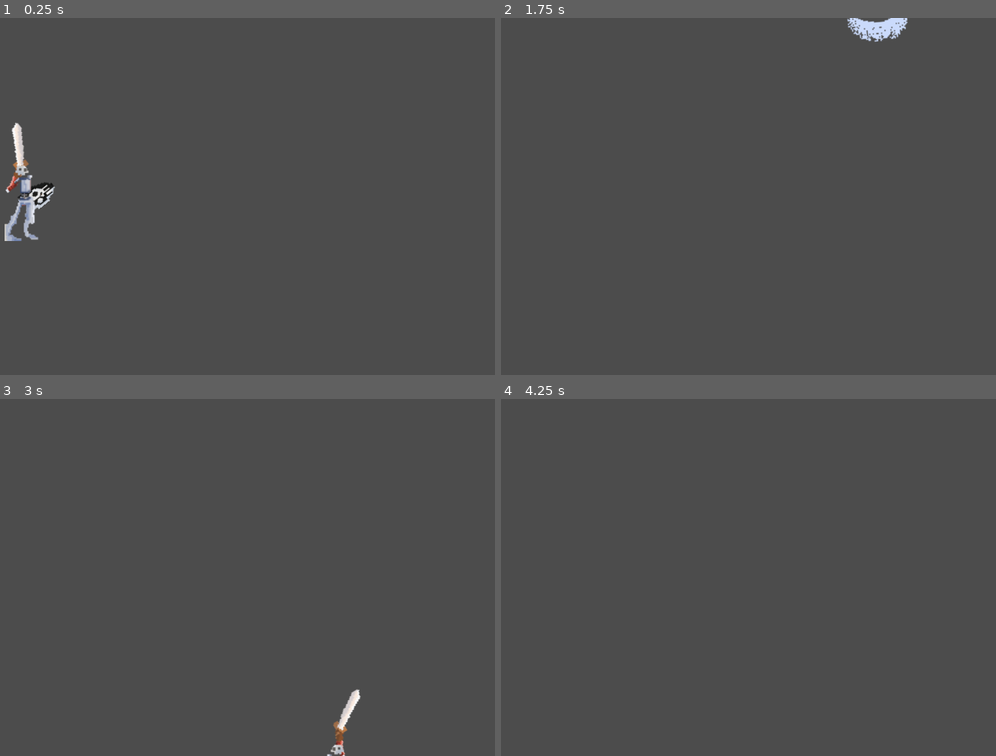
Above: before the commit, frames 1-4 (two rows, left to right).
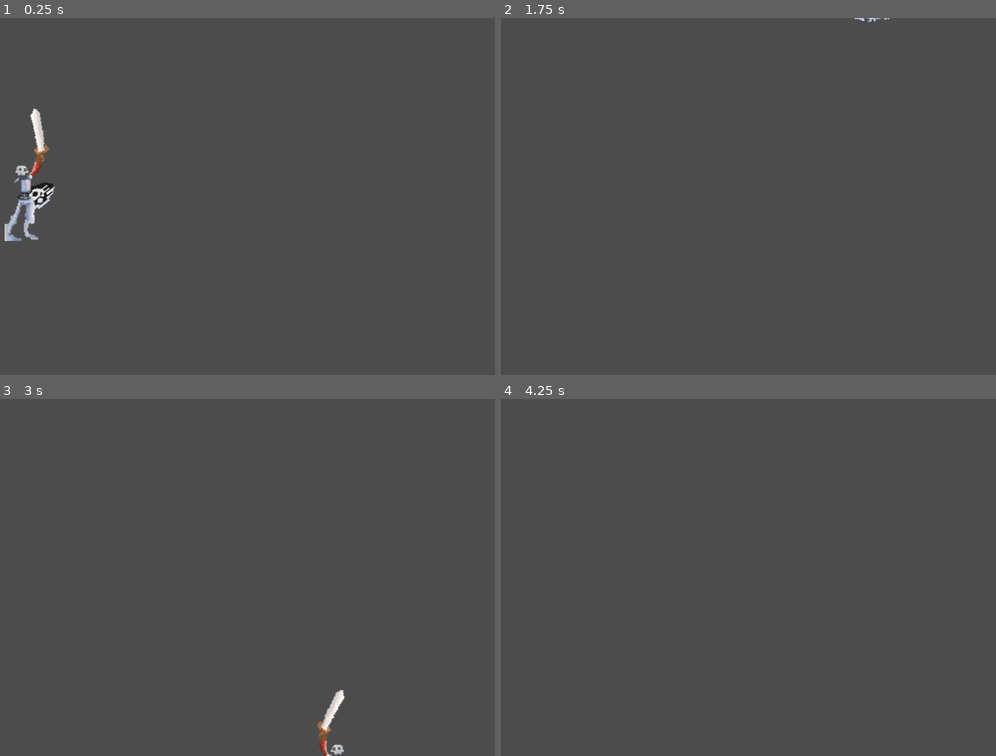
Above: after the commit, the same moments.

Repository: Sntx626/uol-gamejam-7
Game: Godot game, scene res://Game.tscn
The game is run twice, just before and just after one commit, with the same random seed, the same clock (stepped at 60 frames per second) and the same inputs. This scene is started directly instead of the project's main scene.
Inputs (mouse positions are in pixels of both pictures, inside the frame that each line leads up to):
- Up to frame 1 (0.25 s): no input
- Up to frame 2 (1.75 s): move the mouse to (659, 267) at 0.52 s; hold D (move_right) from 0.53 s (still down); click (659, 267) at 0.6 s; tap W (jump) at 0.77, 1.52 s; move the mouse to (872, 250) at 1.27 s; click (872, 250) at 1.35 s
- Up to frame 3 (3 s): move the mouse to (9, 523) at 2.02 s; release D (move_right) at 2.03 s; hold A (move_left) from 2.03 s (still down); click (9, 523) at 2.1 s; move the mouse to (222, 577) at 2.77 s; click (222, 577) at 2.85 s
- Up to frame 4 (4.25 s): keep holding A (move_left); tap W (jump) at 3.02, 3.77 s; tap Enter at 3.5 s; move the mouse to (600, 488) at 3.52 s; click (600, 488) at 3.6 s

The runs differ from the first frame. In frame 1, 0.7% of the frame differs, in the area x 1-10%, y 25-50%; in frame 2, 0.6%; in frame 3, 0.7%, in the area x 64-73%, y 81-100%; in frame 4, nothing differs.

Commit message:
Fixed broken arm

Diff:
--- a/src/Player.tscn
+++ b/src/Player.tscn
@@ -102,22 +102,26 @@
 [node name="KinematicBody2D" type="KinematicBody2D"]
 script = ExtResource( 1 )
 
-[node name="Arm1" type="AnimatedSprite" parent="."]
-position = Vector2( 2, -19 )
+[node name="Position2D" type="Position2D" parent="."]
+
+[node name="Arm1" type="AnimatedSprite" parent="Position2D"]
+position = Vector2( 16, -41 )
 scale = Vector2( 2, 2 )
 frames = SubResource( 3 )
 animation = "idle"
 playing = true
-offset = Vector2( 59, -55 )
+offset = Vector2( 52, -45 )
 script = ExtResource( 4 )
 
-[node name="SwordArea" type="Area2D" parent="Arm1" groups=["Sword"]]
+[node name="SwordArea" type="Area2D" parent="Position2D/Arm1" groups=["Sword"]]
 
-[node name="Sword" type="CollisionShape2D" parent="Arm1/SwordArea"]
+[node name="Sword" type="CollisionShape2D" parent="Position2D/Arm1/SwordArea"]
 position = Vector2( 50, -3.5 )
 shape = SubResource( 6 )
 
-[node name="Arm2" type="AnimatedSprite" parent="."]
+[node name="Position2D2" type="Position2D" parent="."]
+
+[node name="Arm2" type="AnimatedSprite" parent="Position2D2"]
 position = Vector2( 2, -19 )
 scale = Vector2( 2, 2 )
 frames = SubResource( 5 )
--- a/src/scripts/Arm1.gd
+++ b/src/scripts/Arm1.gd
@@ -12,8 +12,10 @@
 
 var is_swinging := false
 
+var position_right = Vector2(16, -41)
+var position_left = Vector2(-223, -41)
 
-onready var parentAni = get_parent().get_node("PlayerSprite")
+onready var parentAni = get_parent().get_parent().get_node("PlayerSprite")
 onready var sword := $SwordArea/Sword
 
 func _ready():
@@ -27,7 +29,8 @@
 func _process(delta):
 	if (not flip_h == parentAni.flip_h):
 		flip_h = parentAni.flip_h
-		offset.x = offset.x * -1
+		position.x *= -1
+		offset.x *= -1
 		if (sword):
 			sword.position.x = sword.position.x * -1
 	rotate(get_angle_to(get_global_mouse_position())+deg2rad(180 if flip_h else -0))
